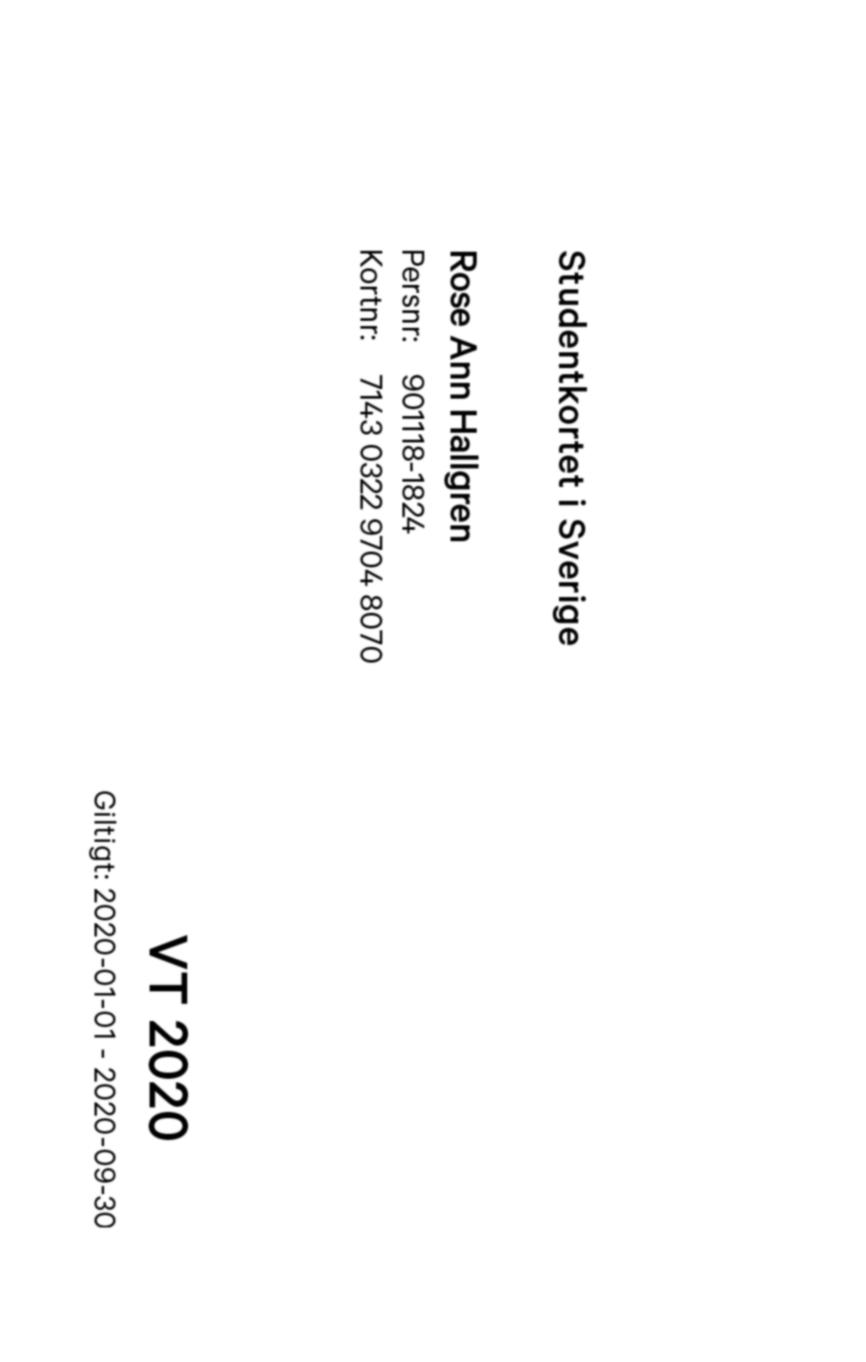
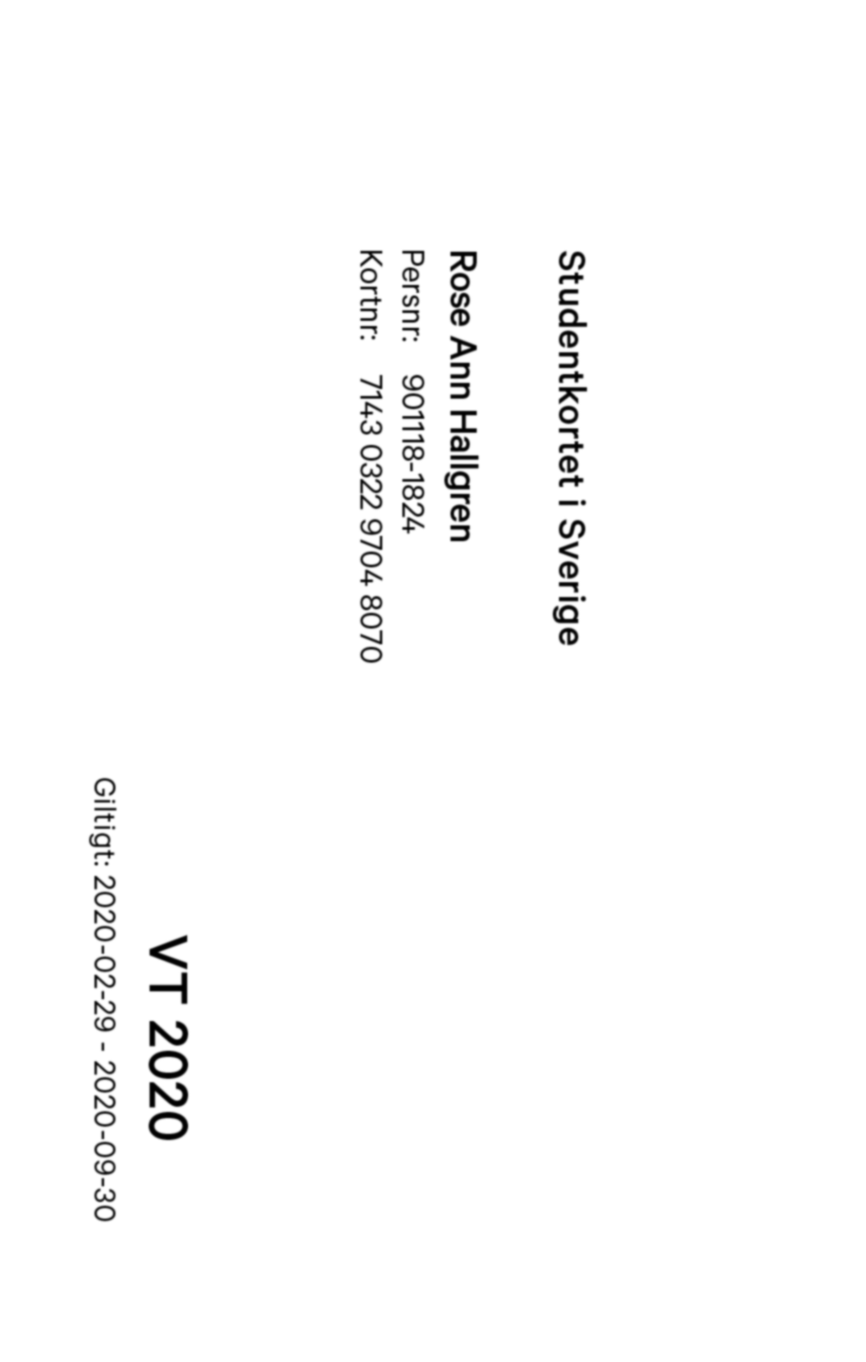
Revision of a layered 866 x 1362 image; what changed, layer by layer:
painted on "Rose" over [87, 776, 119, 1230]
